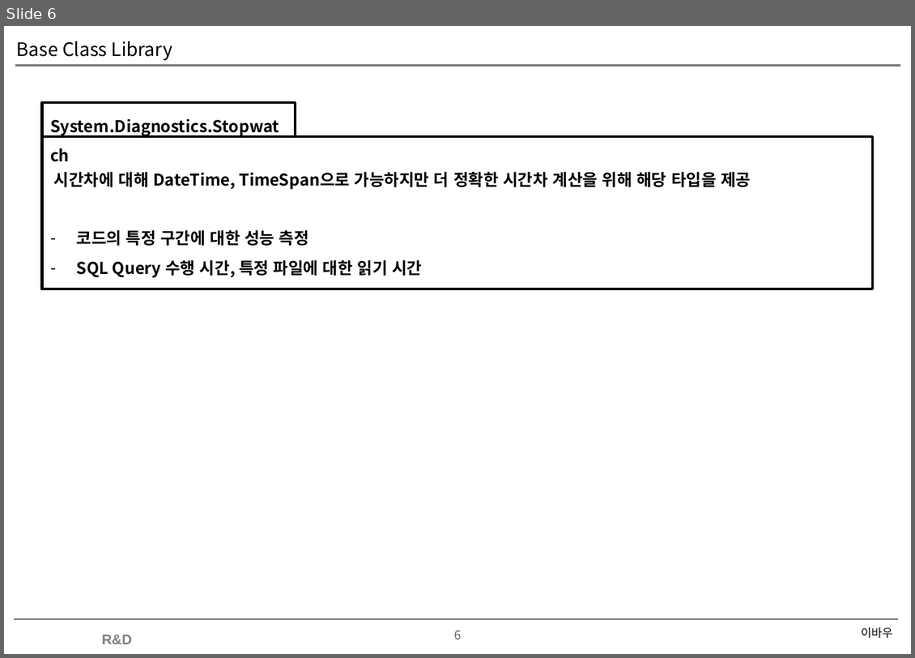
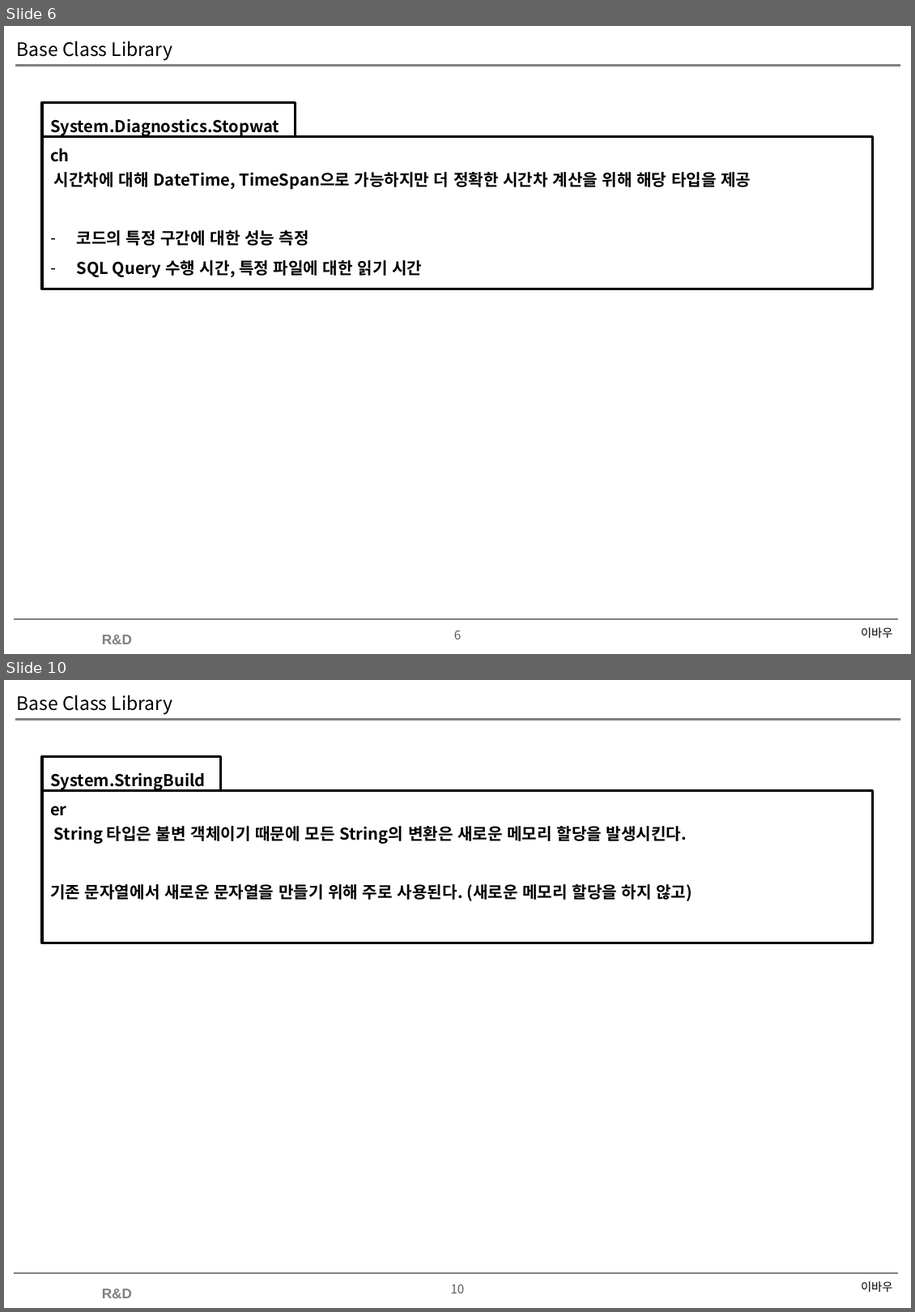
Before and after one commit to soultomind/CSharpStudy, a slide deck: CSharpStudy.Day20200627/Base Class Library.pptx. Shown one above the other, each under a label of ours: slide 6 before the commit, slides 6 and 10 after it; the slides between them are not shown. The pictures are 915x658 and 915x1312 pixels, drawn with LibreOffice and Linux fonts; fonts in the diff are those of the drawing; background and template pictures are left out. Boxes give left, top, right and bottom in pixels: in the first picture for what was removed or moved away, otherwise in the second. Text is boxed around its words. In the diff, an @@ line names an element or a change of style, - is before the commit and + after.

```diff
--- a/CSharpStudy.Day20200627/Base Class Library.pptx
+++ b/CSharpStudy.Day20200627/Base Class Library.pptx
@@ slide 10 added at [4,680,911,1308], background #FFFFFF; not listed: 4 template elements that a slide beside it also shows @@
@@ title added at [17,695,173,715], 16 pt, text #000000 @@
+Base Class Library
@@ rectangle added at [43,757,221,792], outline #000000 2.25 pt, 14 pt, text #000000, bold @@
+System.StringBuilder
@@ rectangle added at [43,791,873,943], outline #000000 2.25 pt, 14 pt, text #000000, bold @@
+String 타입은 불변 객체이기 때문에 모든 String의 변환은 새로운 메모리 할당을 발생시킨다.
+기존 문자열에서 새로운 문자열을 만들기 위해 주로 사용된다. (새로운 메모리 할당을 하지 않고)
@@ text added at [861,1281,893,1292], 10 pt, text #000000 @@
+이바우
```
Also in this commit, not shown: 1 slide changed, 3 other slides added, 3 other files.
